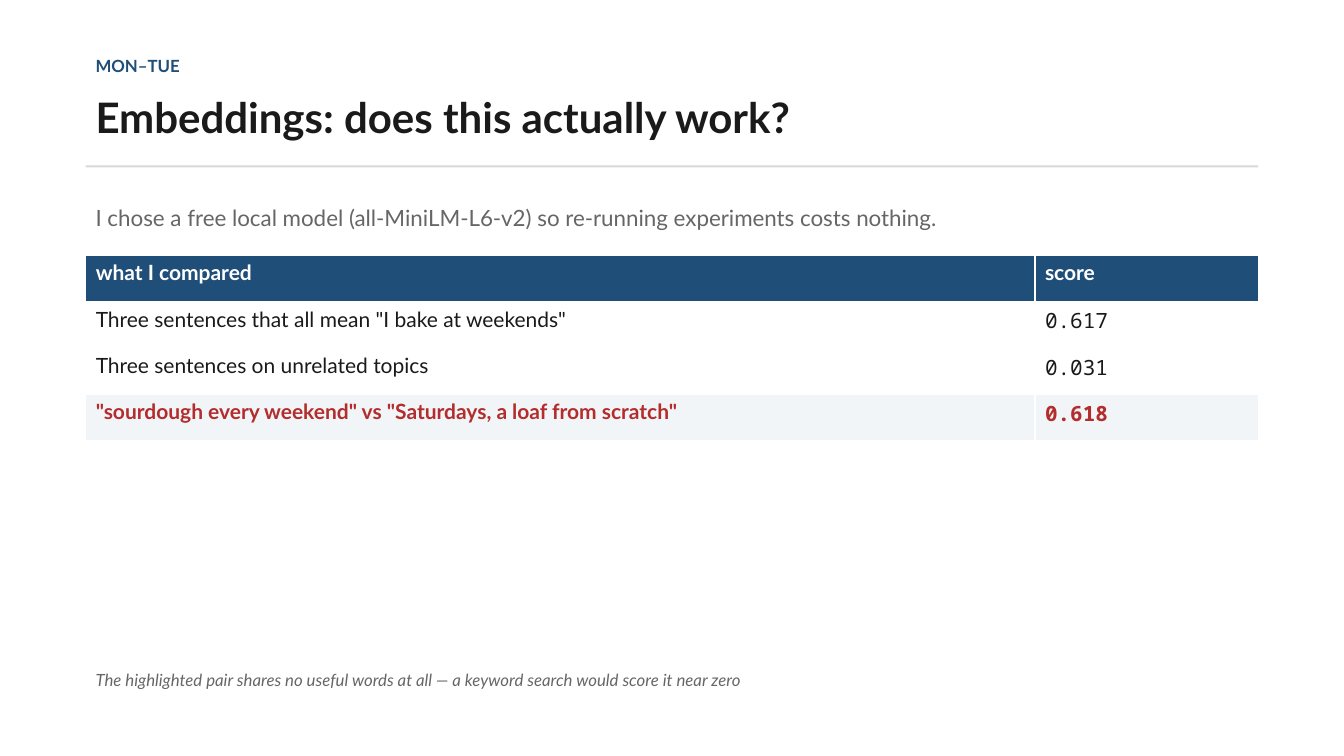
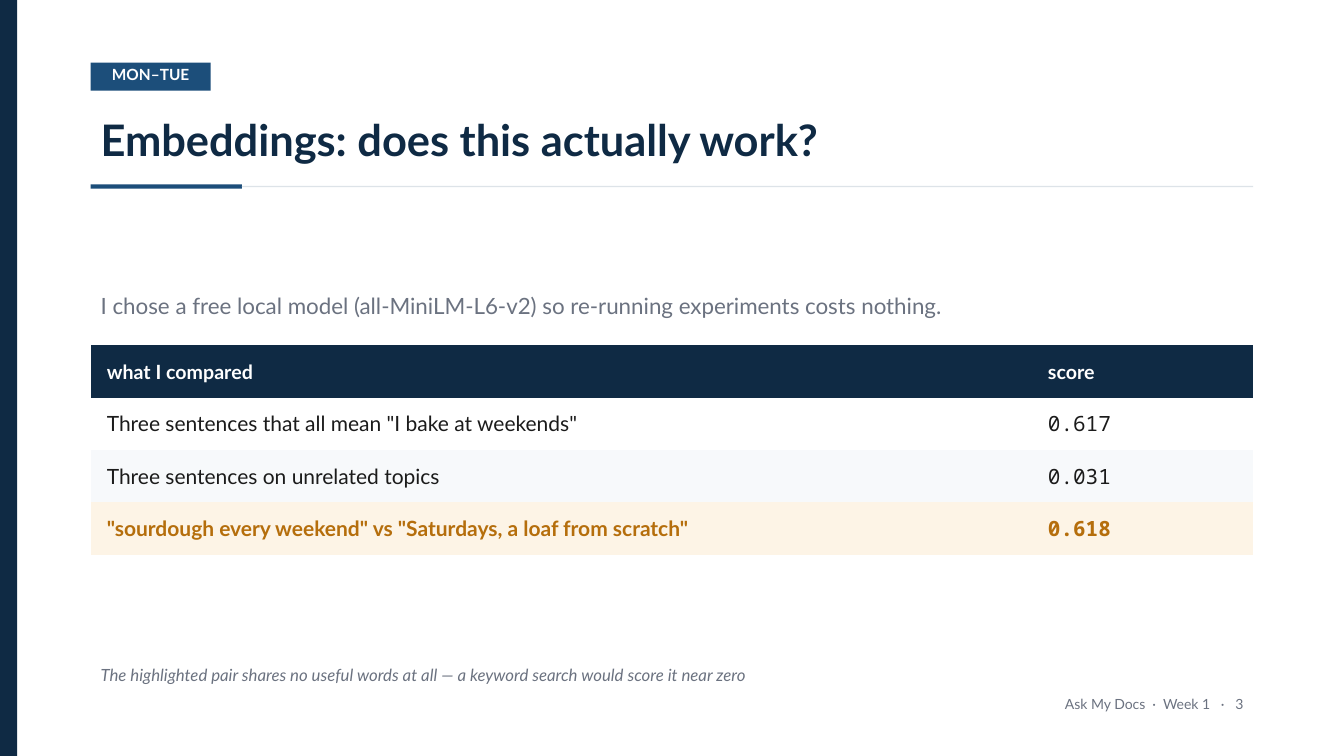
Before and after one commit to Iddrisusalima/ask-my-docs, a slide deck: slide 4 of presentation/week1-review.pptx. Drawn at 1344x756 pixels with LibreOffice and Linux fonts; fonts in the diff are those of the drawing. Boxes give left, top, right and bottom in pixels: in the first picture for what was removed or moved away, otherwise in the second. Text is boxed around its words. In the diff, an @@ line names an element or a change of style, - is before the commit and + after.

Commit message:
style(presentation): Restyle deck with navy template and banded tables
- Strip table gridlines and carry structure with row banding instead
- Centre content blocks vertically, fixing captions stranded above tables
- Add page numbers and a left accent stripe

```diff
--- a/presentation/week1-review.pptx
+++ b/presentation/week1-review.pptx
@@ rectangle added at box(0, 0, 17, 756), fill #0F2A44 @@
@@ text "MON–TUE": place and size @@
-text "MON–TUE" at box(96, 59, 180, 72)
+text "MON–TUE" at box(112, 68, 189, 80)
@@ text "MON–TUE" at box(112, 68, 189, 80): size 12 to 11 pt, text colour #1F4E79 to #FFFFFF; alignment left to centre @@
@@ rectangle added at box(91, 63, 211, 91), fill #1C4E7A @@
@@ text "Embeddings: does this actually work?": place and size @@
-text "Embeddings: does this actually work?" at box(96, 101, 790, 141)
+text "Embeddings: does this actually work?" at box(101, 123, 818, 164)
@@ text "Embeddings: does this actually work?" at box(101, 123, 818, 164): size 30 to 31 pt, text colour #1A1A1A to #0F2A44 @@
@@ rectangle added at box(91, 185, 242, 189), fill #1C4E7A @@
@@ rectangle: place and size @@
-rectangle at box(86, 165, 1258, 167)
+rectangle at box(242, 186, 1253, 187)
@@ rectangle at box(242, 186, 1253, 187): fill #D8D8D8 to #DDE3E8 @@
@@ text "I chose a free local ..." at box(101, 297, 941, 318): text colour #666666 to #6B7280 @@
@@ text "I chose a free local ...": place and size @@
-text "I chose a free local ..." at box(96, 209, 936, 230)
+text "I chose a free local ..." at box(101, 297, 941, 318)
@@ table at box(91, 345, 1254, 555) @@
@@ fill #1F4E79 to #0F2A44 in row 1 @@
@@ fill #FFFFFF to #F7F9FB in row 3 @@
@@ fill #F2F5F8 to #FDF4E6 in row 4 @@
@@ size 15 to 14 pt in "what I compared", "score" @@
@@ text colour #1A1A1A to #1B1B1B in "Three sentences that all mean "I bake ...", "0.617", "Three sentences on unrelated topics", "0.031" @@
@@ text colour #B32D2D to #B56E0C in ""sourdough every weekend" vs "Saturdays, a loaf ...", "0.618" @@
@@ borders changed @@
@@ table: place and size @@
-table at box(86, 255, 1259, 441)
+table at box(91, 345, 1254, 555)
@@ text "The highlighted pair shares no ..." at box(101, 668, 745, 684): text colour #666666 to #6B7280 @@
@@ text added at box(1065, 699, 1243, 712), 10 pt, text #6B7280 @@
+Ask My Docs · Week 1 · 3
```
Also in this commit, not shown: 9 other slides changed, 1 other file.
